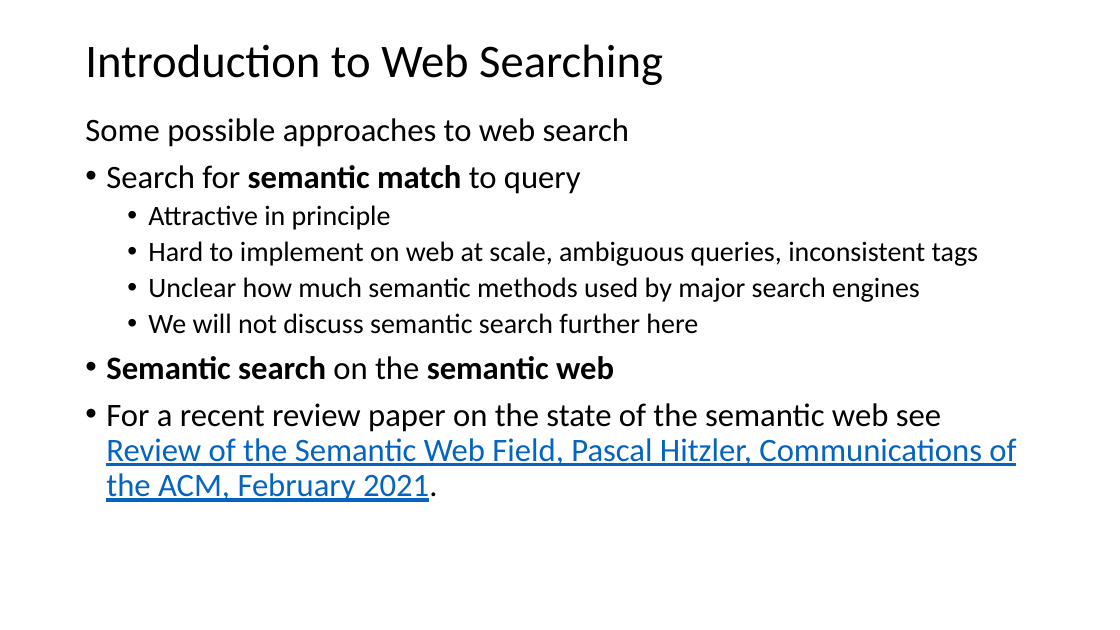
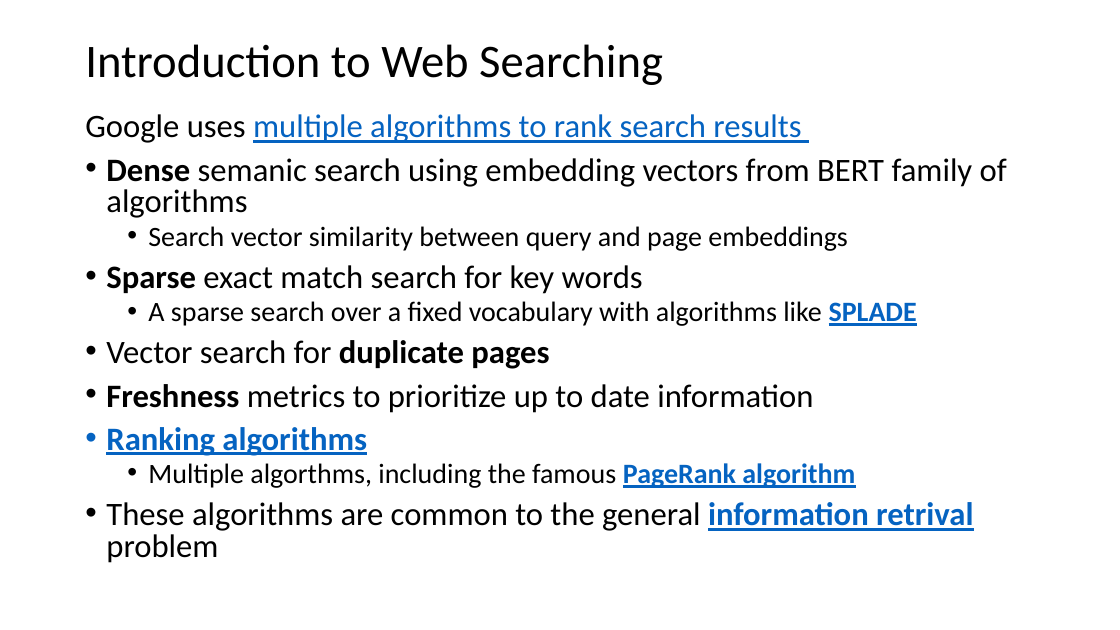
Before and after one commit to harelgabainew/school1, a slide deck: slide 4 of slides/7_DocumentWebSearching.pptx. Drawn at 1120x630 pixels with LibreOffice and Linux fonts; fonts in the diff are those of the drawing. Boxes give left, top, right and bottom in pixels: in the first picture for what was removed or moved away, otherwise in the second. Text is boxed around its words. In the diff, an @@ line names an element or a change of style, - is before the commit and + after.

Commit message:
Added slides on general search problem

```diff
--- a/slides/7_DocumentWebSearching.pptx
+++ b/slides/7_DocumentWebSearching.pptx
@@ text at (x1=85, y1=114, x2=1007, y2=563): text changed @@
-Some possible approaches to web search
-• Search for semantic match to query
-  • Attractive in principle
-  • Hard to implement on web at scale, ambiguous queries, inconsistent tags
-  • Unclear how much semantic methods used by major search engines
-  • We will not discuss semantic search further here
-• Semantic search on the semantic web
-• For a recent review paper on the state of the semantic web see Review of the Semantic Web Field, Pascal Hitzler, Communications of the ACM, February 2021.
+Google uses multiple algorithms to rank search results
+• Dense semanic search using embedding vectors from BERT family of algorithms
+  • Search vector similarity between query and page embeddings
+• Sparse exact match search for key words
+  • A sparse search over a fixed vocabulary with algorithms like SPLADE
+• Vector search for duplicate pages
+• Freshness metrics to prioritize up to date information
+• Ranking algorithms
+  • Multiple algorthms, including the famous PageRank algorithm
+• These algorithms are common to the general information retrival problem
```
